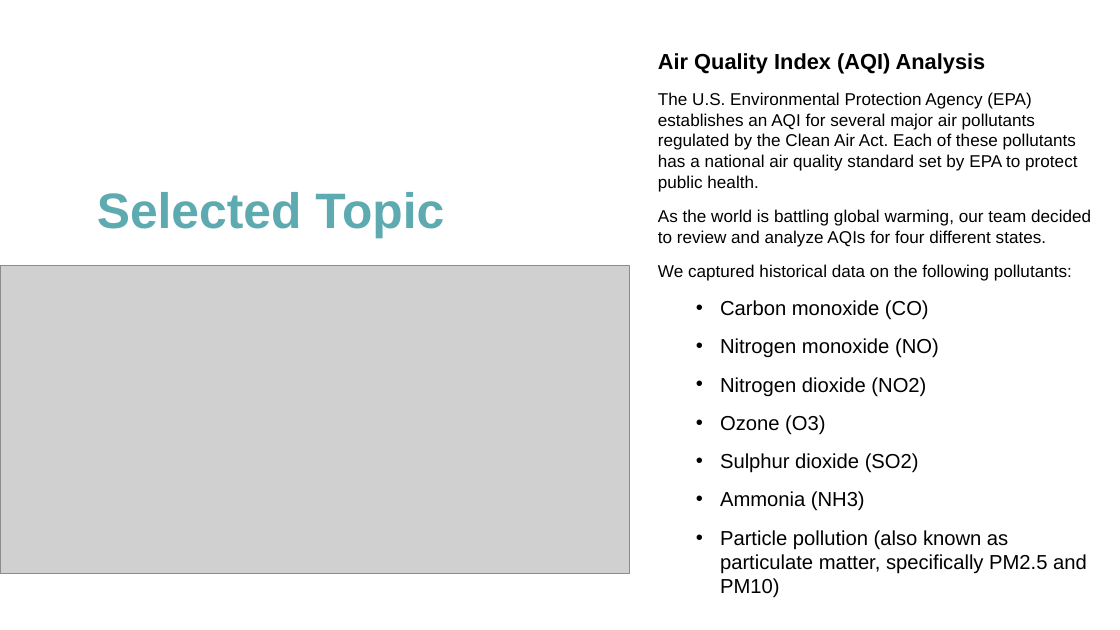
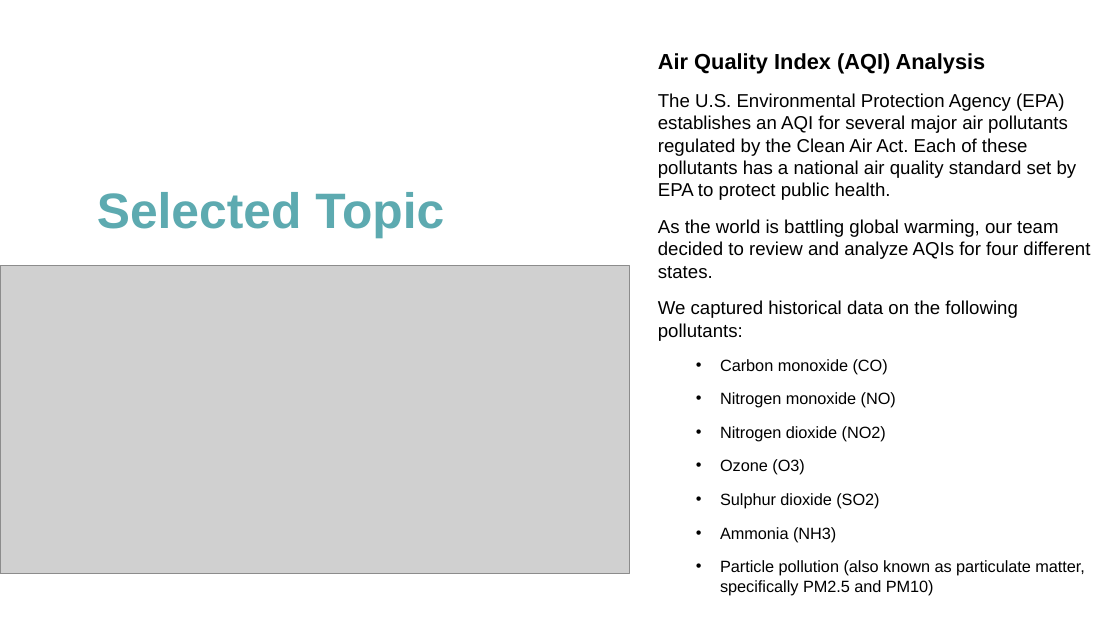
Before and after one commit to mereilly/AQI_Module_20_Final_Project, a slide deck: slide 4 of OpenWeather_AQI_Presentation_Draft.pptx. Drawn at 1120x630 pixels with LibreOffice and Linux fonts; fonts in the diff are those of the drawing; grey boxes stand for pictures. Boxes give left, top, right and bottom in pixels: in the first picture for what was removed or moved away, otherwise in the second. Text is boxed around its words. In the diff, an @@ line names an element or a change of style, - is before the commit and + after.

```diff
--- a/OpenWeather_AQI_Presentation_Draft.pptx
+++ b/OpenWeather_AQI_Presentation_Draft.pptx
@@ text "The U.S. Environmental Protection Agency ..." at (658, 93, 1090, 595): size 11 to 12 pt in "The U.S. Environmental Protection Agency (EPA) establishes ...", "As the world is battling global warming, ...", "We captured historical data on the following ..."; size 13 to 10.5 pt in "Carbon monoxide (CO)", "Nitrogen monoxide (NO)", "Nitrogen dioxide (NO2)", "Ozone (O3)" and 3 more places @@
```
Also in this commit, not shown: 6 other slides changed, 4 slides added, 4 other files.
